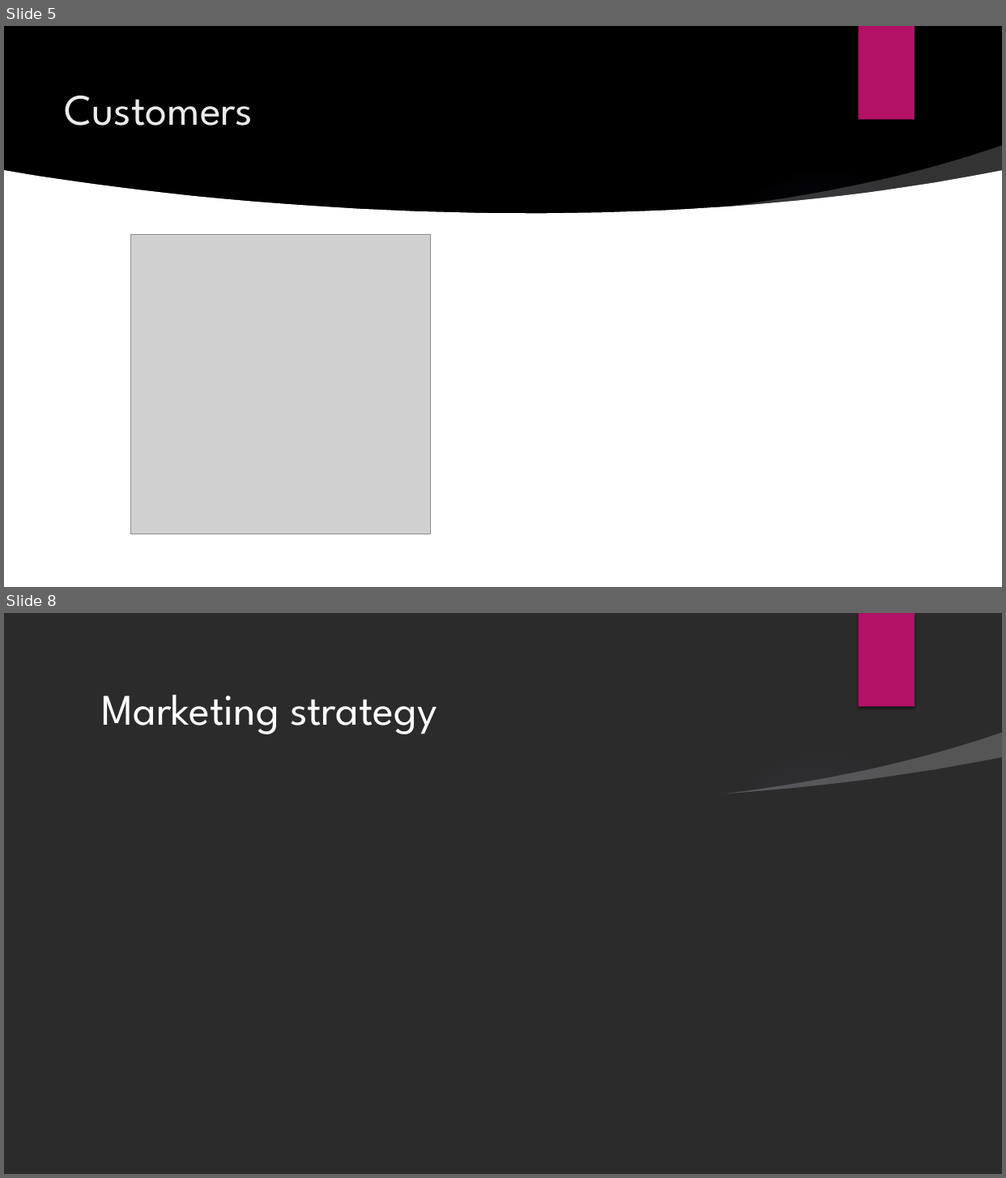
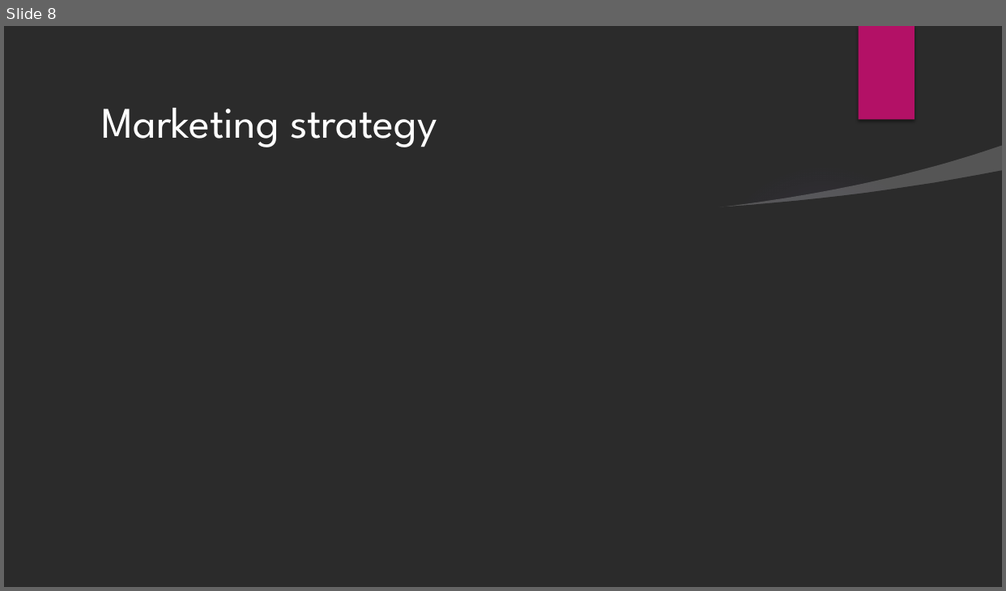
Before and after one commit to JSchuch2/AlwaysCaring, a slide deck: Presentation/AlwaysCaring.pptx. Shown one above the other, each under a label of ours: slides 5 and 8 before the commit, slide 8 after it; the slides between them are not shown. The pictures are 1006x1178 and 1006x591 pixels, drawn with LibreOffice and Linux fonts; fonts in the diff are those of the drawing; grey boxes stand for pictures; background and template pictures are left out; a plain dark background stands for a picture behind light text. Boxes give left, top, right and bottom in pixels: in the first picture for what was removed or moved away, otherwise in the second. Text is boxed around its words. In the diff, an @@ line names an element or a change of style, - is before the commit and + after.

```diff
--- a/Presentation/AlwaysCaring.pptx
+++ b/Presentation/AlwaysCaring.pptx
@@ slide 5 removed at (4, 26, 1002, 587), background picture (left out); not listed: 1 template element that a slide beside it also shows @@
@@ rectangle removed at (859, 26, 914, 120) @@
@@ title removed at (65, 95, 253, 126) @@
-Customers
@@ freeform shape removed at (718, 146, 1002, 213) @@
@@ freeform shape removed at (4, 170, 1002, 399) @@
@@ picture removed at (130, 235, 430, 535) @@
@@ rectangle removed at (4, 347, 1002, 587) @@
```
Also in this commit, not shown: 4 slides changed, 5 slides added, 4 other slides removed.
